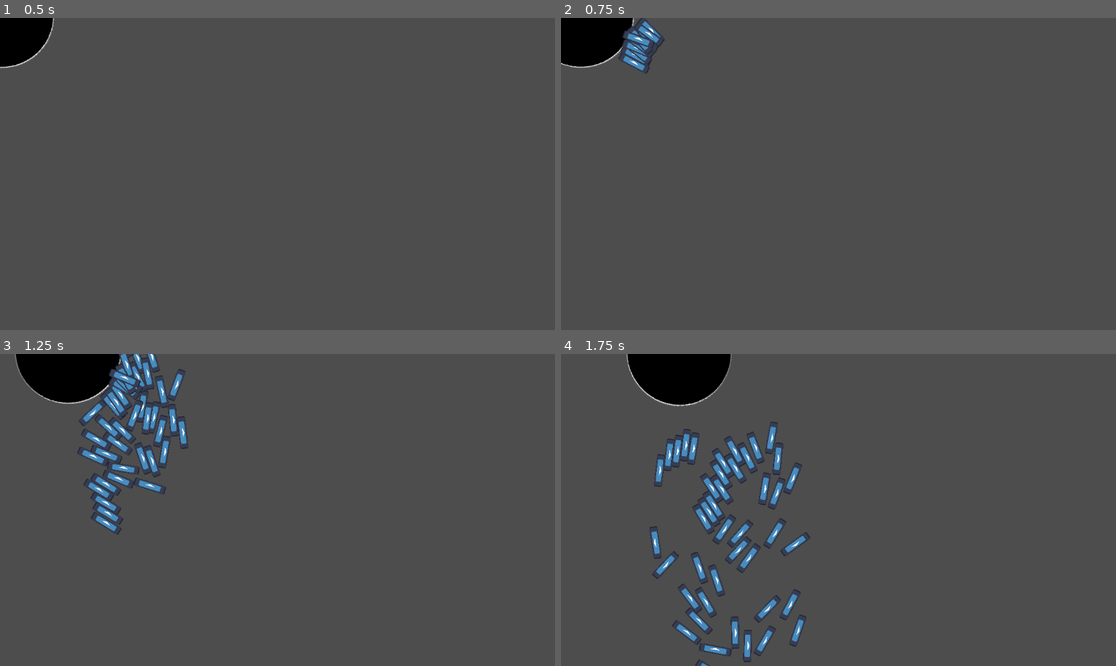
Above: before the commit, frames 1-4 (two rows, left to right).
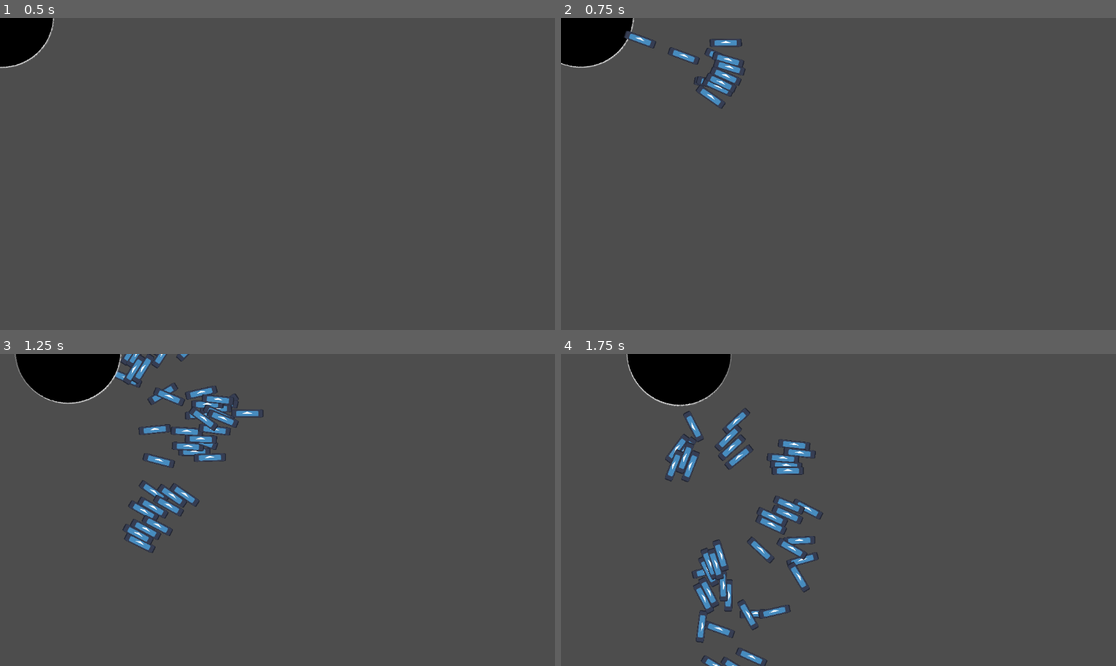
Above: after the commit, the same moments.

Repository: LagkageGobler/slutProjekt
Game: Godot game, scene res://player1.tscn
Same seed, same stepped clock (60 frames per second), same inputs: the game is played once before the commit and once after it. Before the commit the project has no main scene; this scene is started directly in both runs. The engine's default icon, where the game draws it, is replaced by a stand-in: a white triangle on a blue panel in a dark square.
Inputs (mouse positions are in pixels of both pictures, inside the frame that each line leads up to):
- Up to frame 1 (0.5 s): no input
- Up to frame 2 (0.75 s): tap Enter (ui_accept) at 0.5 s; move the mouse to (960, 158) at 0.52 s; press the mouse at (960, 158) at 0.53 s; hold Right (ui_right) from 0.53 s (still down)
- Up to frame 3 (1.25 s): keep holding Right (ui_right); tap Enter (ui_accept) at 0.77 s
- Up to frame 4 (1.75 s): keep holding Right (ui_right); move the mouse to (727, 525) at 1.27 s; release the mouse at (727, 525) at 1.28 s; click (727, 525) at 1.35 s; tap Enter (ui_accept) at 1.52 s

Frame 1 is identical in both runs. In frame 2, 1.4% of the frame differs, in the area x 10-34%, y 0-30%; in frame 3, 5.7%; in frame 4, 6.5%, in the area x 16-48%, y 17-100%.

Commit message:
guffi ahhh bullets skal lave om på

Diff:
--- /dev/null
+++ b/slutprojekt/bullet.gd
@@ -0,0 +1,4 @@
+extends RigidBody2D
+var bullet_speed = 100
+func _physics_process(delta: float) -> void:
+	position += transform.x * bullet_speed
--- a/slutprojekt/bullet.tscn
+++ b/slutprojekt/bullet.tscn
@@ -1,11 +1,13 @@
-[gd_scene load_steps=3 format=3 uid="uid://djhw7scl4q316"]
+[gd_scene load_steps=4 format=3 uid="uid://djhw7scl4q316"]
 
+[ext_resource type="Script" path="res://bullet.gd" id="1_dj3oy"]
 [ext_resource type="Texture2D" uid="uid://dn2t7jhgebbfn" path="res://icon.svg" id="2_5a6n0"]
 
 [sub_resource type="RectangleShape2D" id="RectangleShape2D_p3mwv"]
 size = Vector2(66, 16)
 
 [node name="Bullet" type="RigidBody2D"]
+script = ExtResource("1_dj3oy")
 
 [node name="Sprite2D" type="Sprite2D" parent="."]
 scale = Vector2(0.523438, 0.132813)
--- /dev/null
+++ b/slutprojekt/mob.tscn
@@ -0,0 +1,18 @@
+[gd_scene load_steps=4 format=3 uid="uid://bxwyrp8fvec78"]
+
+[ext_resource type="Texture2D" uid="uid://c5k1gfm8fh6xx" path="res://Filips_Bold.png" id="1_c8orl"]
+[ext_resource type="Script" path="res://mob.gd" id="1_dphye"]
+
+[sub_resource type="CircleShape2D" id="CircleShape2D_6g06u"]
+radius = 180.602
+
+[node name="MOB" type="RigidBody2D"]
+script = ExtResource("1_dphye")
+
+[node name="Sprite2D" type="Sprite2D" parent="."]
+position = Vector2(219, 216)
+texture = ExtResource("1_c8orl")
+
+[node name="CollisionShape2D" type="CollisionShape2D" parent="."]
+position = Vector2(223, 218)
+shape = SubResource("CircleShape2D_6g06u")
--- a/slutprojekt/player1.gd
+++ b/slutprojekt/player1.gd
@@ -1,9 +1,9 @@
 extends CharacterBody2D
 var speed = 200
+var fire_rate = 1
 # Called when the node enters the scene tree for the first time.
 func _ready() -> void:
 	pass # Replace with function body.
-var bullet_speed = 600
 var bullet = preload("res://bullet.tscn")
 var can_fire = true
 
@@ -30,5 +30,4 @@
 		var bullet_instance = bullet.instantiate()
 		bullet_instance.rotation_degrees = rotation_degrees
 		bullet_instance.position = $Bullet_point.get_global_position()
-		bullet_instance
 		get_tree().get_root().add_child(bullet_instance)
--- a/slutprojekt/project.godot
+++ b/slutprojekt/project.godot
@@ -11,7 +11,7 @@
 [application]
 
 config/name="SlutProjekt"
-run/main_scene="res://player.tscn"
+run/main_scene="res://player1.tscn"
 config/features=PackedStringArray("4.3", "Forward Plus")
 config/icon="res://icon.svg"
 
